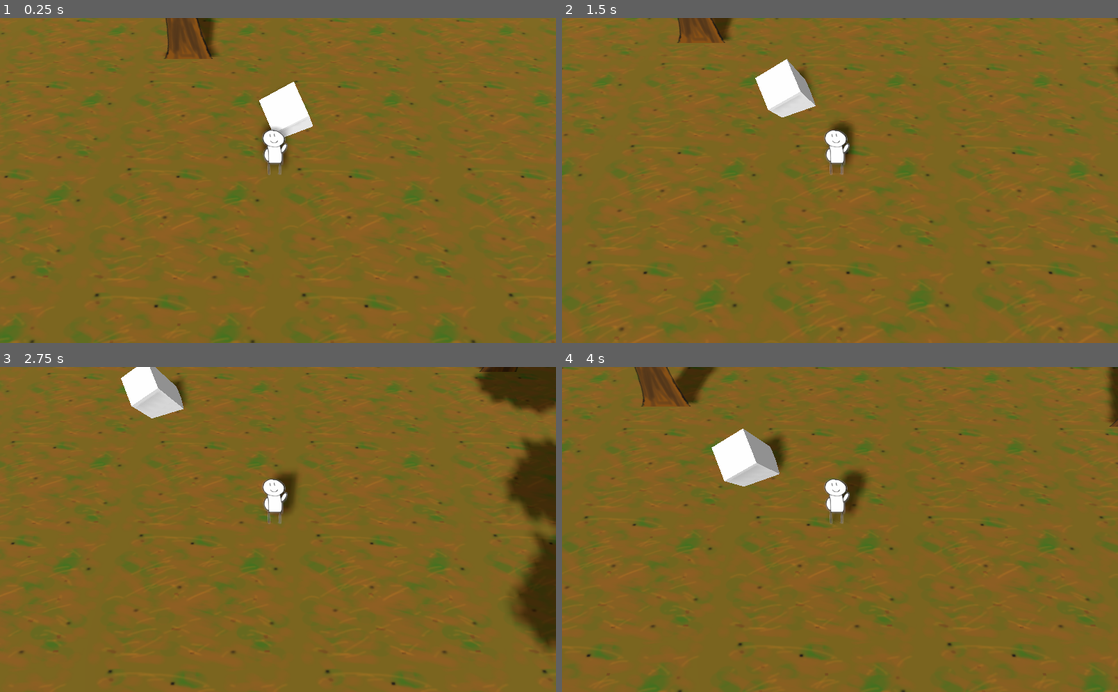
Above: before the commit, frames 1-4 (two rows, left to right).
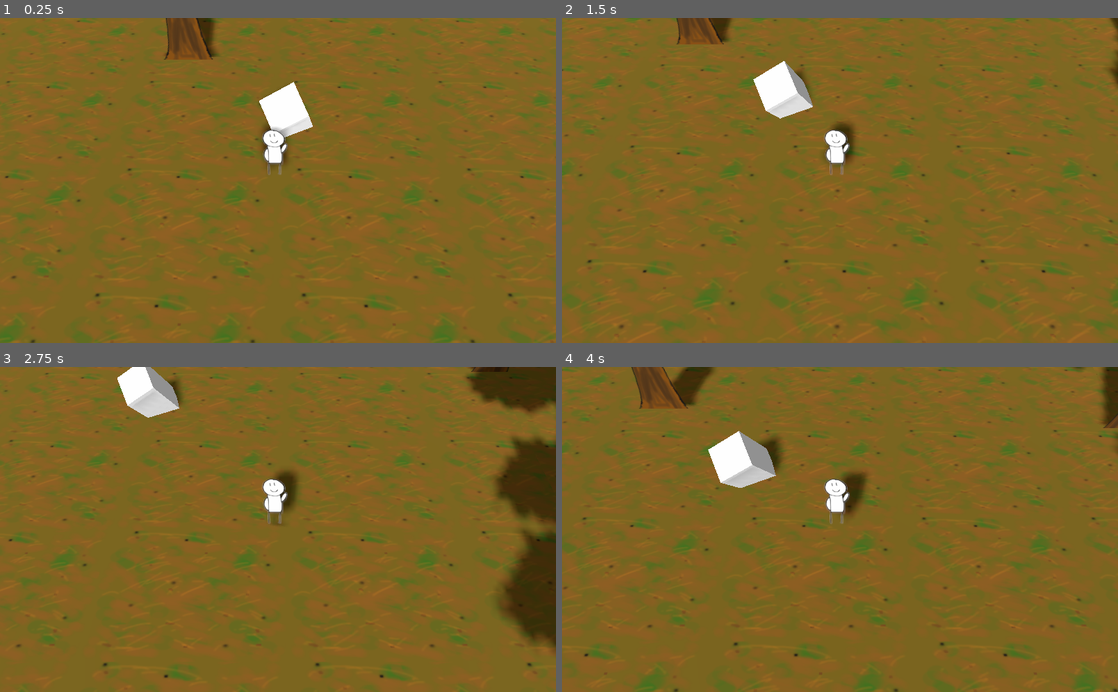
Above: after the commit, the same moments.

Repository: Schoperation/AllTheStarsAtNight
Game: Godot game, scene res://world/World.tscn
Two runs of this game, one before a commit and one after it. Both use one fixed random seed, a clock stepped at 60 frames per second and the inputs below.
Inputs:
- Up to frame 1 (0.25 s): no input
- Up to frame 2 (1.5 s): hold D (move_right) 0.53-1.28 s; hold S (move_down) from 1.28 s (still down)
- Up to frame 3 (2.75 s): release S (move_down) at 2.03 s; hold D (move_right) from 2.03 s (still down)
- Up to frame 4 (4 s): release D (move_right) at 2.78 s; hold W (move_up) 2.78-3.53 s; hold A (move_left) from 3.53 s (still down)

The runs differ from the first frame. In frame 1, less than 0.1% of the frame differs, in the area x 0-97%, y 0-86%; in frame 2, 2.4%; in frame 3, 6.7%, in the area x 0-100%, y 0-100%; in frame 4, 4.7%.

Commit message:
Smoother movement

Diff:
--- a/player/PlayerMovement.gd
+++ b/player/PlayerMovement.gd
@@ -2,29 +2,41 @@
 
 export var maxSpeed = 15
 var currentSpeed = 0
+var currentVel = Vector3()
 
 func _physics_process(delta):
-	var velocity = Vector3()
+	# Determine direction
+	var direction = Vector3()
 	if Input.is_action_pressed("move_down"):
-		velocity.z += 1
+		direction.z = 1
 	if Input.is_action_pressed("move_up"):
-		velocity.z -= 1
+		direction.z = -1
 	if Input.is_action_pressed("move_left"):
-		velocity.x -= 1
+		direction.x = -1
 	if Input.is_action_pressed("move_right"):
-		velocity.x += 1
+		direction.x = 1
 
-	if not Input.is_action_pressed("move_down") and not Input.is_action_pressed("move_up") and not Input.is_action_pressed("move_left") and not Input.is_action_pressed("move_right") and currentSpeed > 0:
-		currentSpeed -= 0.5
-	elif currentSpeed < 0:
+	# Accelerating
+	if direction and currentSpeed < maxSpeed:
+		currentSpeed += 0.5
+	# Decelerating
+	elif currentSpeed > 0:
+		currentSpeed -= 1
+
+	if currentSpeed < 0:
 		currentSpeed = 0
-	elif currentSpeed <= maxSpeed:
-		currentSpeed += 0.5
 
-	if not is_on_floor():
-		velocity.y -= 0.5
-	velocity = velocity.normalized() * currentSpeed
-	move_and_slide(velocity)
+	# Did we just stop pressing down a key?
+	if not direction and currentVel:
+		if currentSpeed == 0:
+			currentVel = Vector3(0, 0, 0)
+		else:
+			currentVel = currentVel.normalized() * currentSpeed
+	else:
+		currentVel = direction.normalized() * currentSpeed
+
+	print(str(currentSpeed) +  " " + str(direction))
+	move_and_slide(currentVel)
 
 
 # Called when the node enters the scene tree for the first time.
